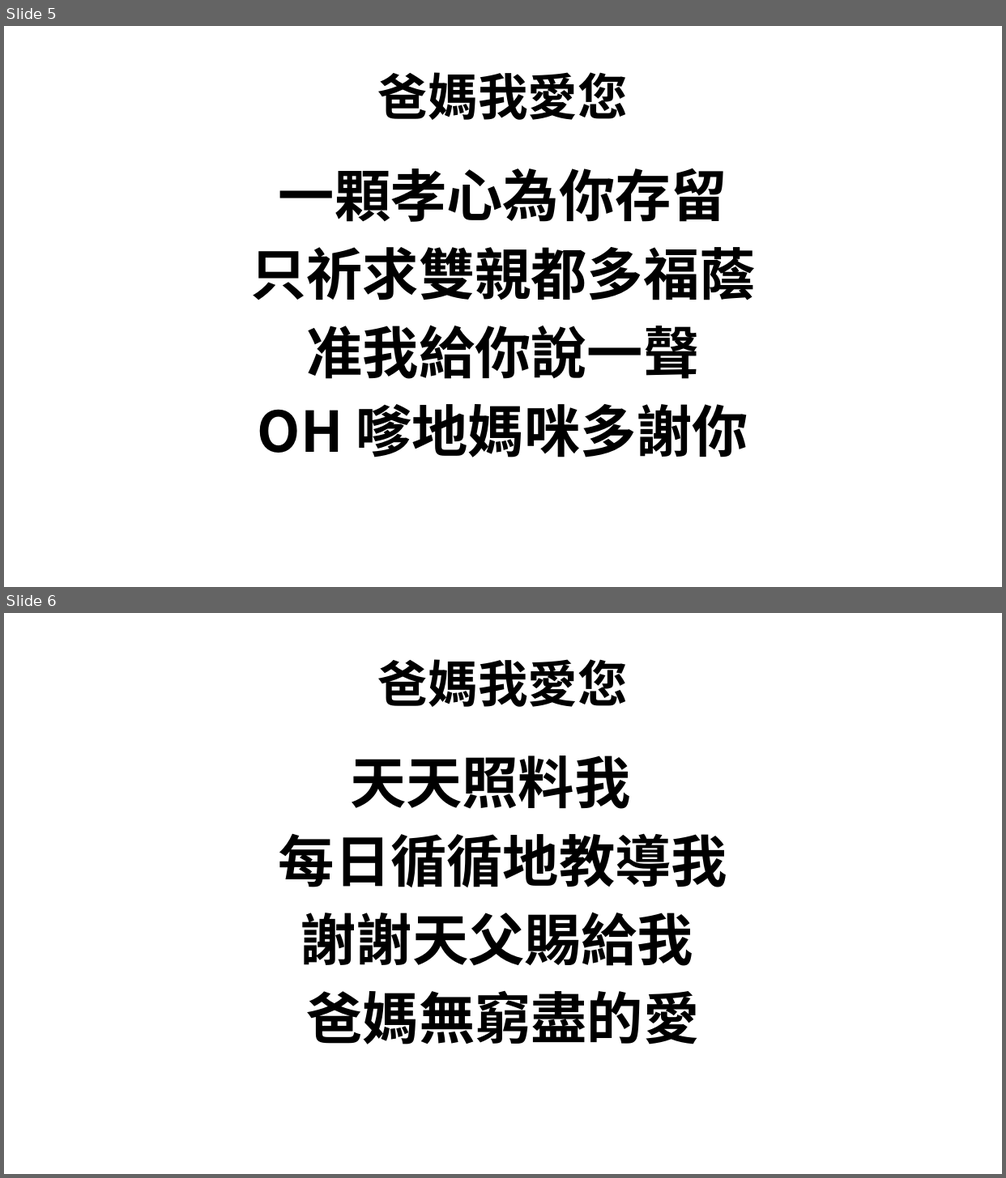
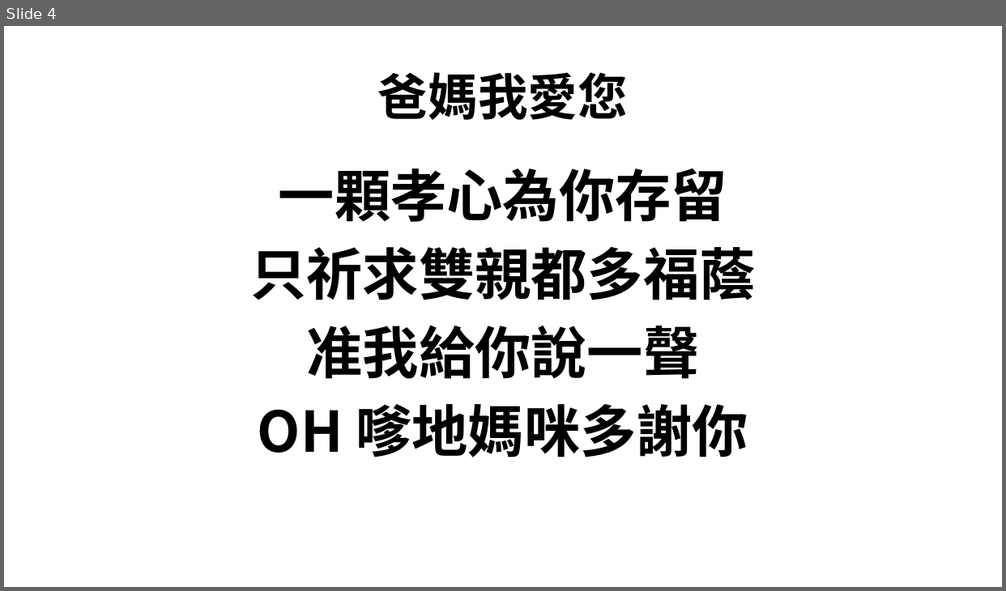
Before and after one commit to batisuoc/bible-school, a slide deck: 2022/5月_爸媽我愛您.pptx. Shown one above the other, each under a label of ours: slides 5 and 6 before the commit, slide 4 after it. The pictures are 1006x1178 and 1006x591 pixels, drawn with LibreOffice and Linux fonts; fonts in the diff are those of the drawing; background and template pictures are left out. Boxes give left, top, right and bottom in pixels: in the first picture for what was removed or moved away, otherwise in the second. Text is boxed around its words. In the diff, an @@ line names an element or a change of style, - is before the commit and + after.

```diff
--- a/2022/5月_爸媽我愛您.pptx
+++ b/2022/5月_爸媽我愛您.pptx
@@ slide 6 removed at bbox=[4, 613, 1002, 1174], background picture (left out) @@
@@ title removed at bbox=[378, 659, 628, 707] @@
-爸媽我愛您
@@ text removed at bbox=[279, 756, 727, 1045] @@
-天天照料我
-每日循循地教導我
-謝謝天父賜給我
-爸媽無窮盡的愛
@@ what was slide 5 is now slide 4 @@
```
Also in this commit, not shown: 1 other slide removed, 8 other files.
